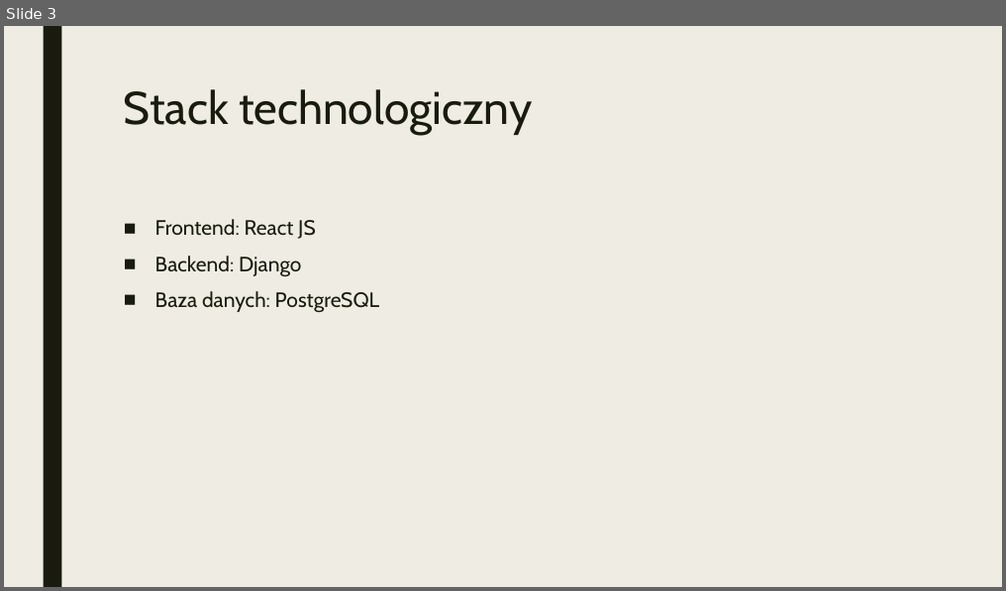
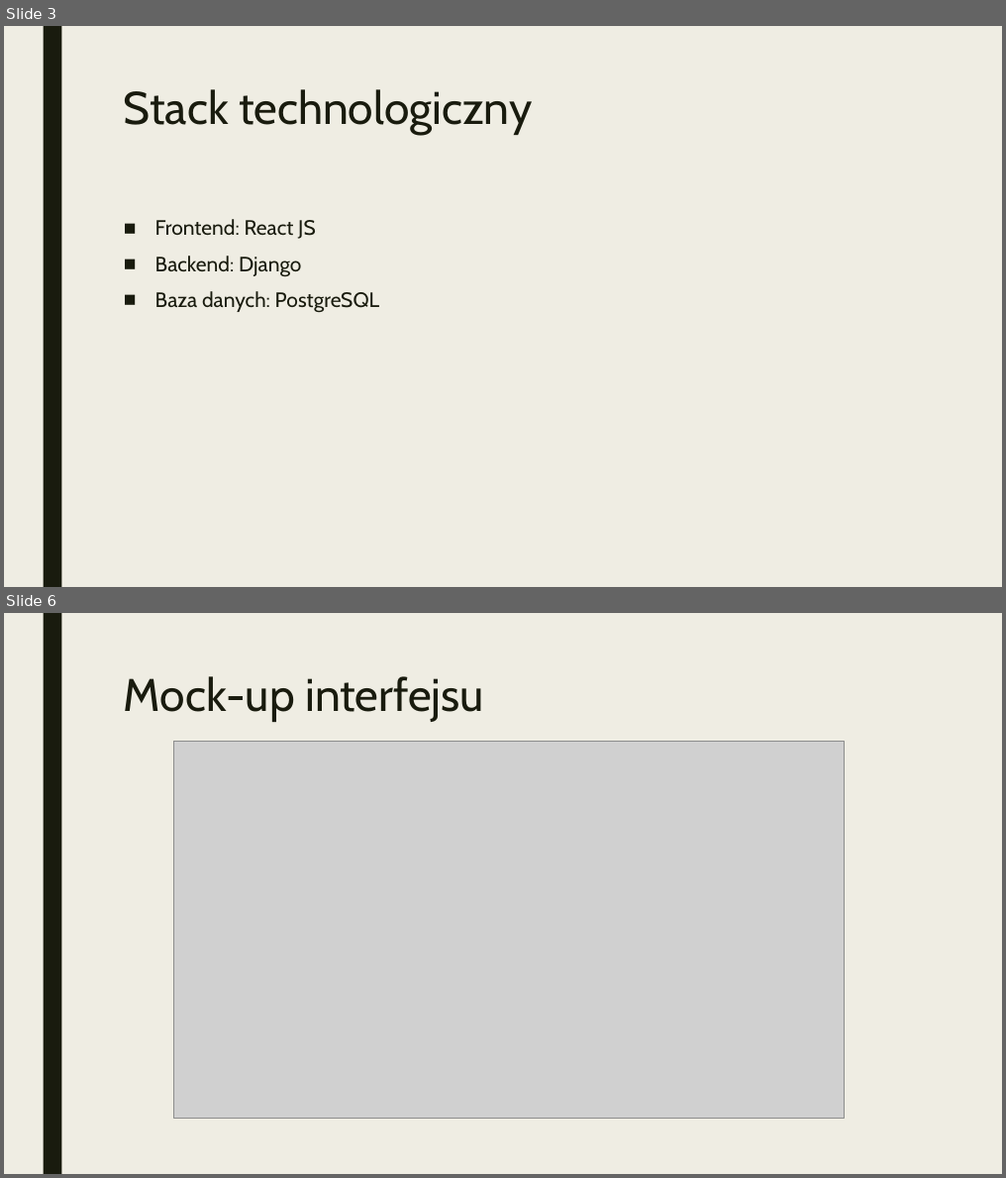
Before and after one commit to kacienk/Bydlac, a slide deck: EduResources/PrezentacjaInżynieria1.pptx. Shown one above the other, each under a label of ours: slide 3 before the commit, slides 3 and 6 after it; the slides between them are not shown. The pictures are 1006x591 and 1006x1178 pixels, drawn with LibreOffice and Linux fonts; fonts in the diff are those of the drawing; grey boxes stand for pictures. Boxes give left, top, right and bottom in pixels: in the first picture for what was removed or moved away, otherwise in the second. Text is boxed around its words. In the diff, an @@ line names an element or a change of style, - is before the commit and + after.

```diff
--- a/EduResources/PrezentacjaInżynieria1.pptx
+++ b/EduResources/PrezentacjaInżynieria1.pptx
@@ slide 6 added at box(4, 613, 1002, 1174), background #EFEDE3; not listed: 1 template element that a slide beside it also shows @@
@@ title added at box(124, 676, 484, 722), 44 pt, text #191B0E @@
+Mock-up interfejsu
@@ picture added at box(174, 741, 844, 1118) @@
```
Also in this commit, not shown: 7 slides changed, 1 other slide added, 1 other file.
